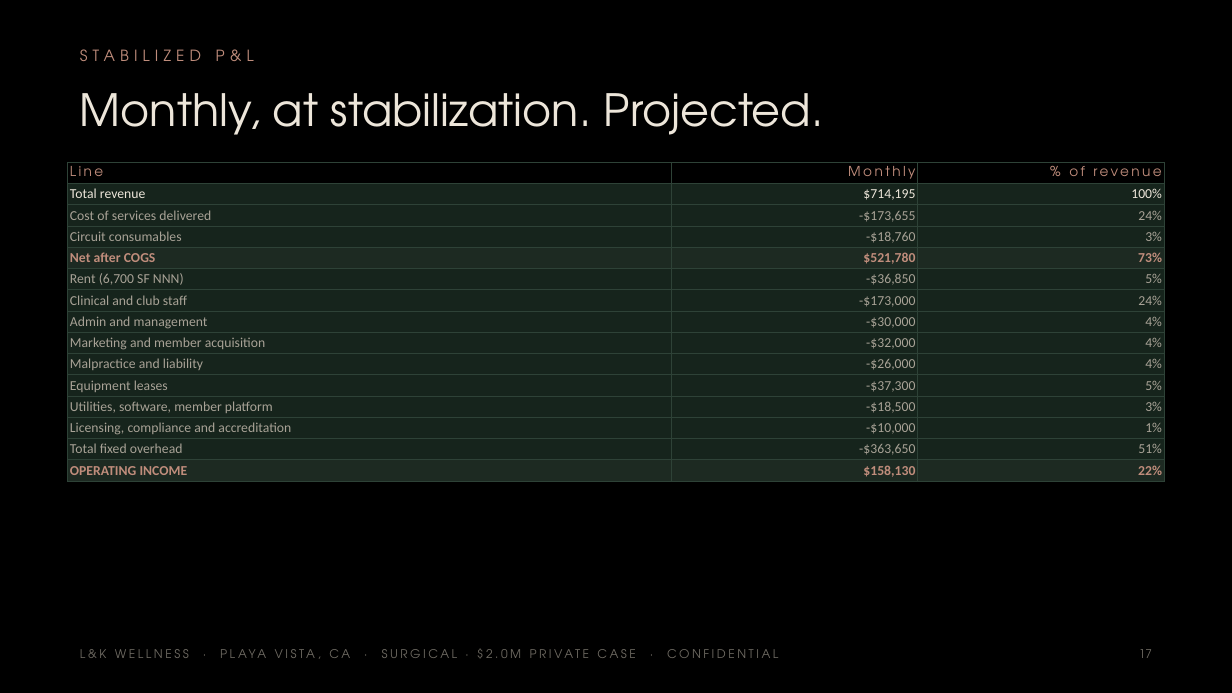
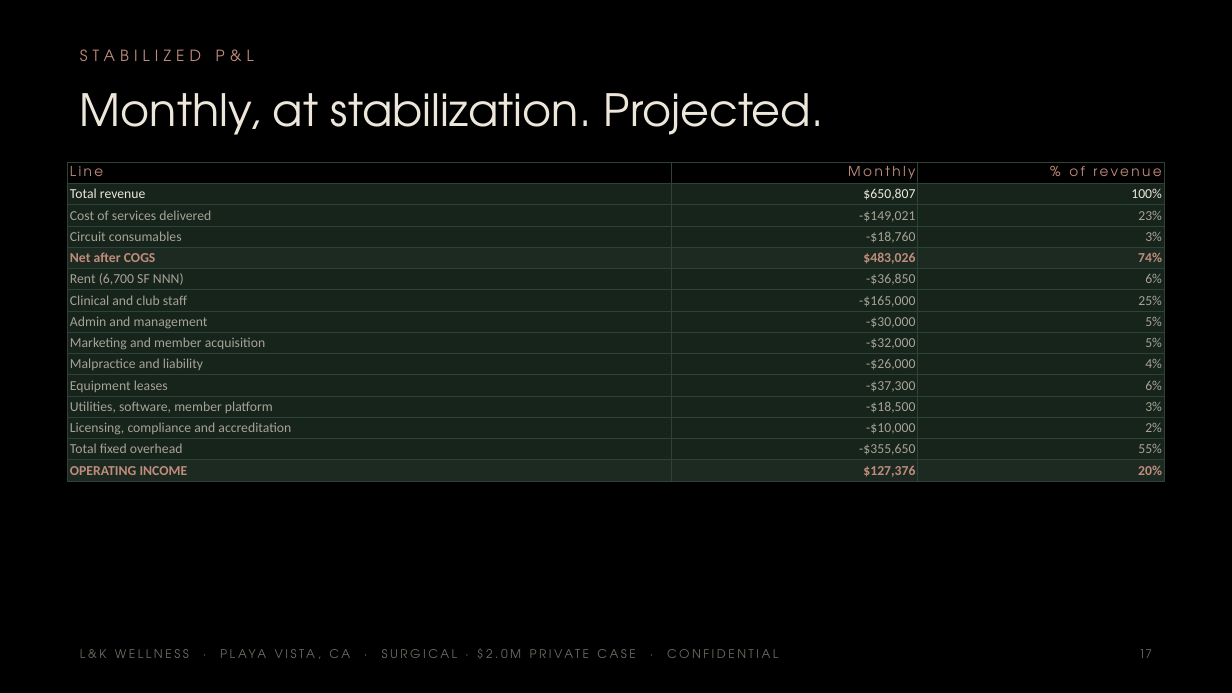
Before and after one commit to apexalpha811/2mil_surgical, a slide deck: slide 17 of 2.0mil_surgical.pptx. Drawn at 1232x693 pixels with LibreOffice and Linux fonts; fonts in the diff are those of the drawing. Boxes give left, top, right and bottom in pixels: in the first picture for what was removed or moved away, otherwise in the second. Text is boxed around its words. In the diff, an @@ line names an element or a change of style, - is before the commit and + after.

```diff
--- a/2.0mil_surgical.pptx
+++ b/2.0mil_surgical.pptx
@@ table at bbox=[68, 163, 1164, 481] @@
-row 2, column 2: $714,195
+row 2, column 2: $650,807
-row 3, column 2: -$173,655
+row 3, column 2: -$149,021
-row 3, column 3: 24%
+row 3, column 3: 23%
-row 5, column 2: $521,780
+row 5, column 2: $483,026
-row 5, column 3: 73%
+row 5, column 3: 74%
-row 6, column 3: 5%
+row 6, column 3: 6%
-row 7, column 2: -$173,000
+row 7, column 2: -$165,000
-row 7, column 3: 24%
+row 7, column 3: 25%
-row 8, column 3: 4%
+row 8, column 3: 5%
-row 9, column 3: 4%
+row 9, column 3: 5%
-row 11, column 3: 5%
+row 11, column 3: 6%
-row 13, column 3: 1%
+row 13, column 3: 2%
-row 14, column 2: -$363,650
+row 14, column 2: -$355,650
-row 14, column 3: 51%
+row 14, column 3: 55%
-row 15, column 2: $158,130
+row 15, column 2: $127,376
-row 15, column 3: 22%
+row 15, column 3: 20%
```
Also in this commit, not shown: 14 other slides changed, 5 other files.
